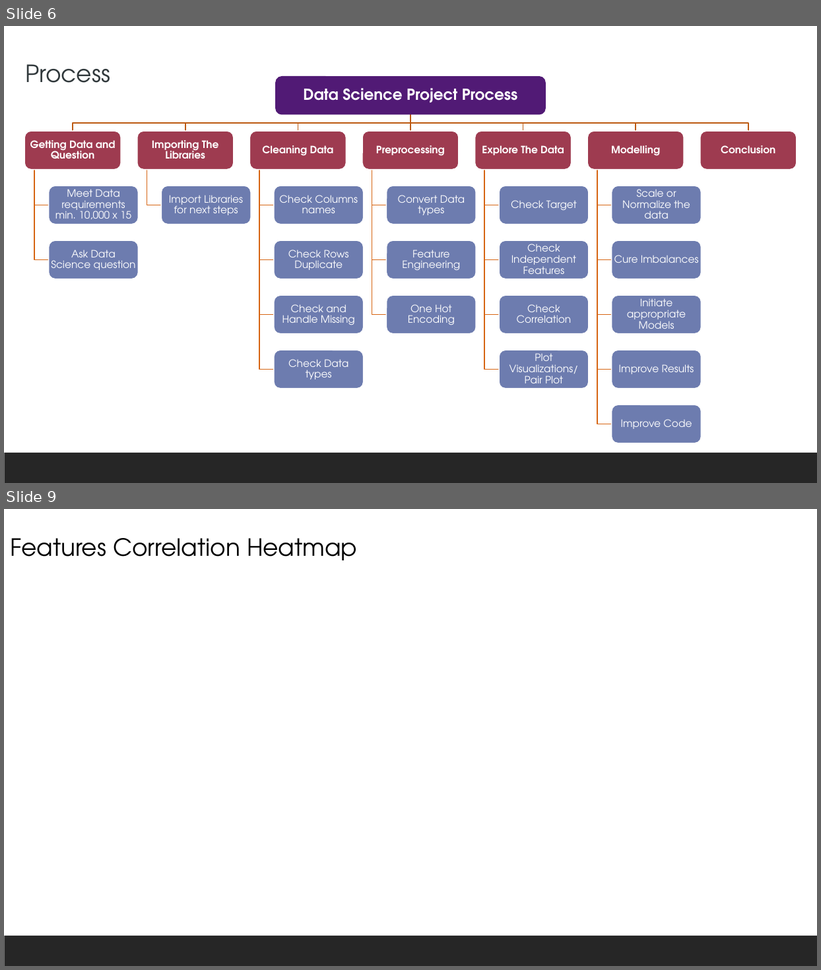
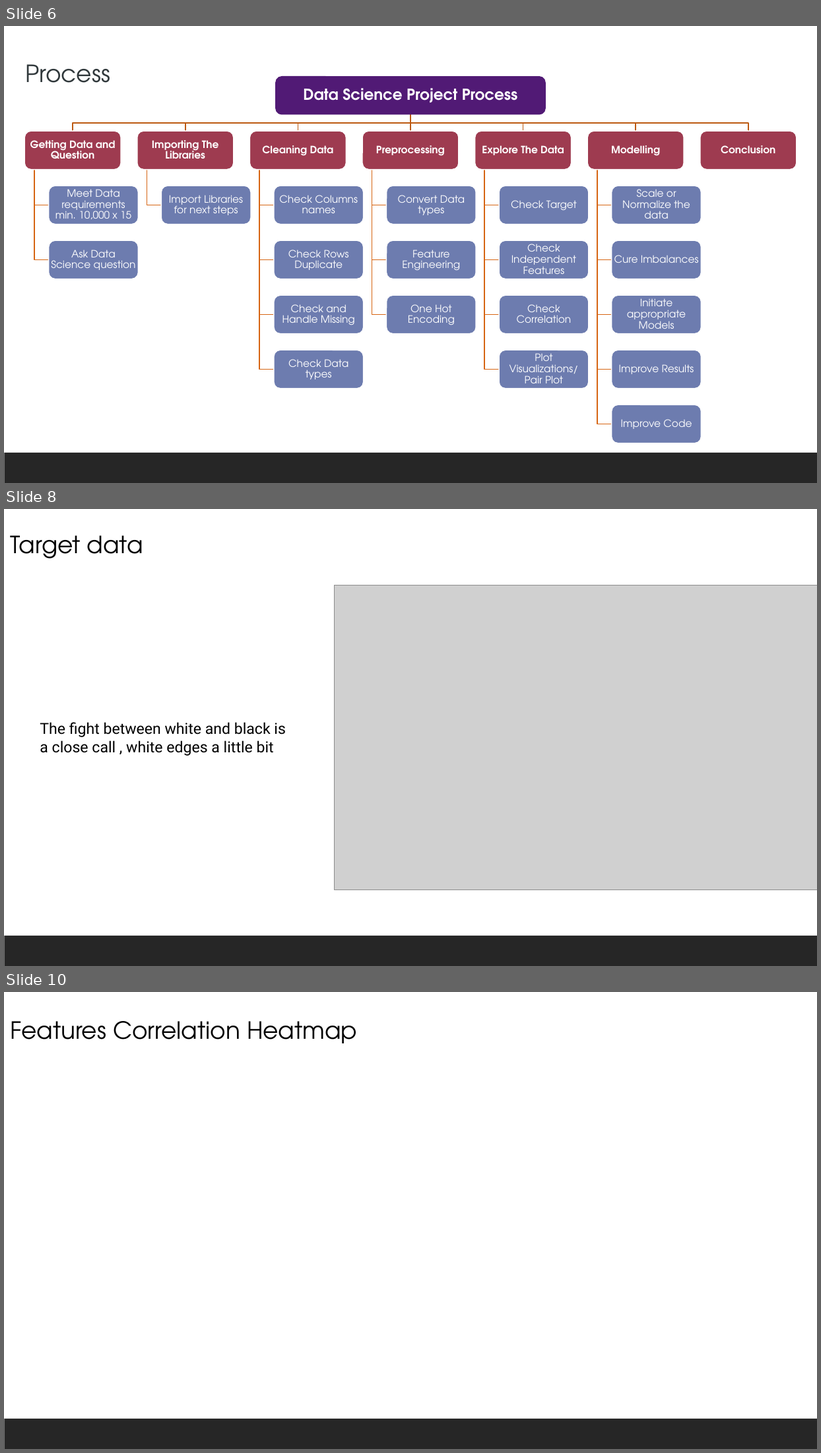
Before and after one commit to salemeid/Tuwaiq-DS-my-project, a slide deck: My_presentation_chess.pptx. Shown one above the other, each under a label of ours: slides 6 and 9 before the commit, slides 6, 8 and 10 after it; the slides between them are not shown. The pictures are 821x970 and 821x1453 pixels, drawn with LibreOffice and Linux fonts; fonts in the diff are those of the drawing; grey boxes stand for pictures; background and template pictures are left out. Boxes give left, top, right and bottom in pixels: in the first picture for what was removed or moved away, otherwise in the second. Text is boxed around its words. In the diff, an @@ line names an element or a change of style, - is before the commit and + after.

```diff
--- a/My_presentation_chess.pptx
+++ b/My_presentation_chess.pptx
@@ slide 8 added at [4,509,817,966], background #FFFFFF; not listed: 1 template element that a slide beside it also shows @@
@@ text added at [10,535,143,559], 28 pt, text #000000 @@
+Target data
@@ picture added at [335,586,817,890] @@
@@ text added at [40,722,286,756], 18 pt, text #000000 @@
+The fight between white and black is a close call , white edges a little bit
@@ what was slide 9 is now slide 10 @@
```
Also in this commit, not shown: 5 slides changed, 2 other slides added, 2 slides removed, 4 other files.
